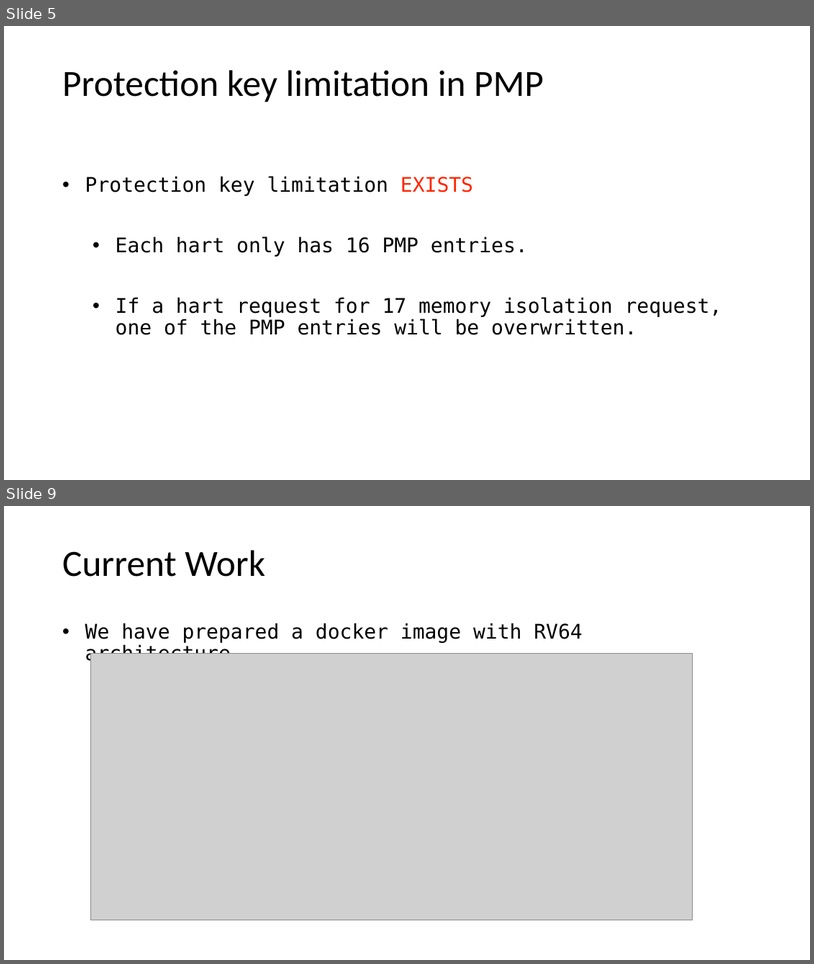
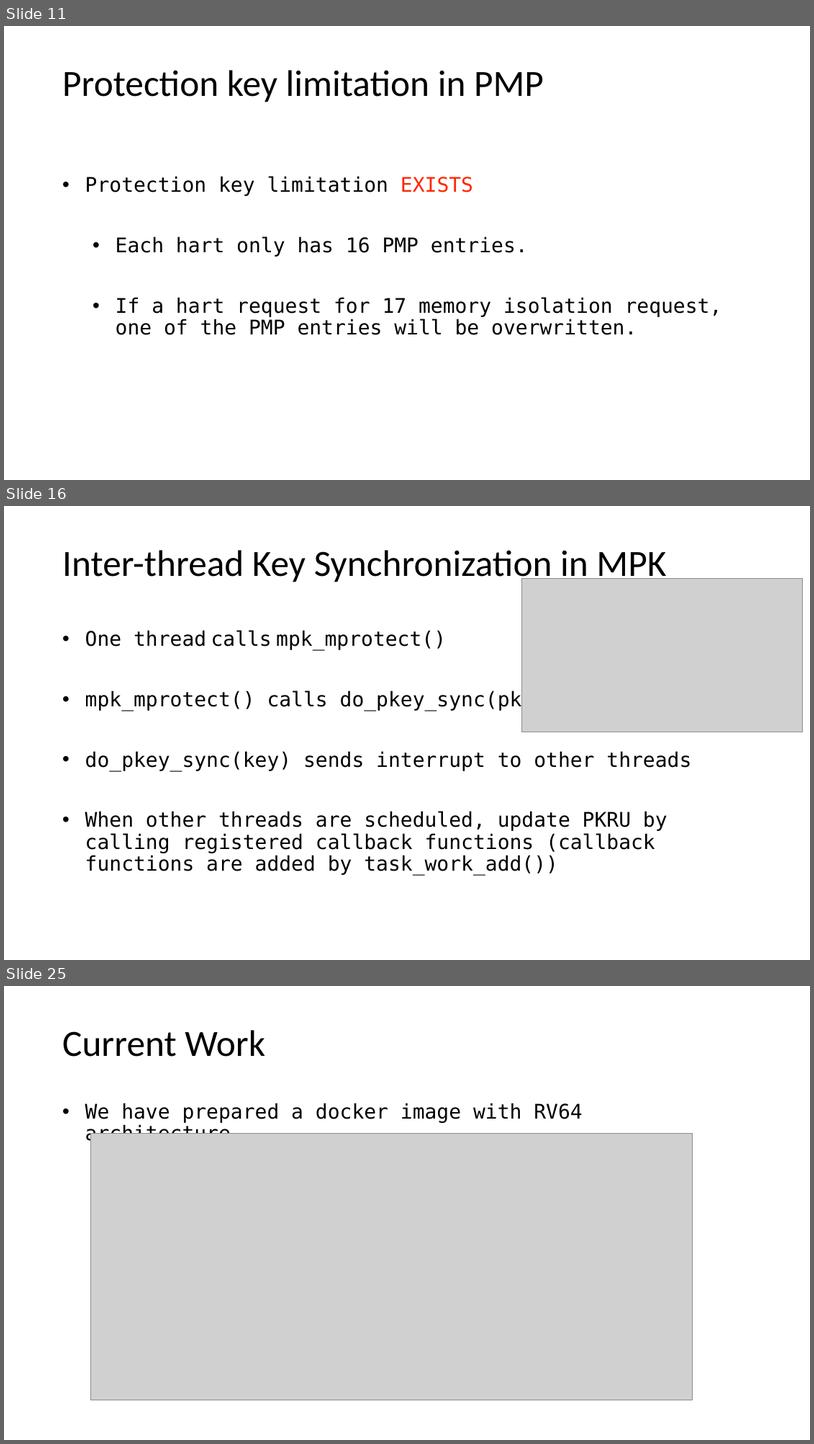
Before and after one commit to LiGaOg/libpmp, a slide deck: proposal.pptx. Shown one above the other, each under a label of ours: slides 5 and 9 before the commit, slides 11, 16 and 25 after it; the slides between them are not shown. The pictures are 814x964 and 814x1444 pixels, drawn with LibreOffice and Linux fonts; fonts in the diff are those of the drawing; grey boxes stand for pictures. Boxes give left, top, right and bottom in pixels: in the first picture for what was removed or moved away, otherwise in the second. Text is boxed around its words. In the diff, an @@ line names an element or a change of style, - is before the commit and + after.

```diff
--- a/proposal.pptx
+++ b/proposal.pptx
@@ slide 16 added at (4, 506, 810, 960), background #FFFFFF @@
@@ title added at (62, 550, 666, 585), 44 pt, text #000000 @@
+Inter-thread Key Synchronization in MPK
@@ picture added at (522, 578, 802, 731) @@
@@ text added at (85, 630, 692, 875), 24 pt, text #000000 @@
+• One thread calls mpk_mprotect()
+• mpk_mprotect() calls do_pkey_sync(pkey)
+• do_pkey_sync(key) sends interrupt to other threads
+• When other threads are scheduled, update PKRU by calling registered callback functions (callback functions are added by task_work_add())
@@ what was slide 5 is now slide 11 @@
@@ what was slide 9 is now slide 25 @@
```
Also in this commit, not shown: 7 slides changed, 15 other slides added.
